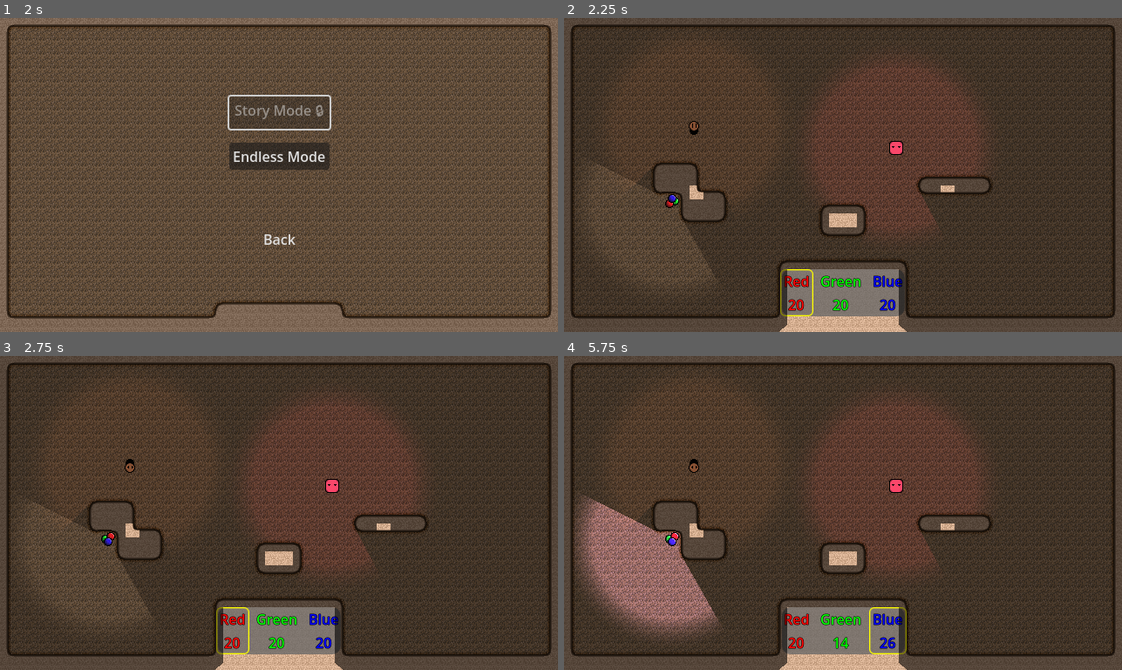
Above: before the commit, frames 1-4 (two rows, left to right).
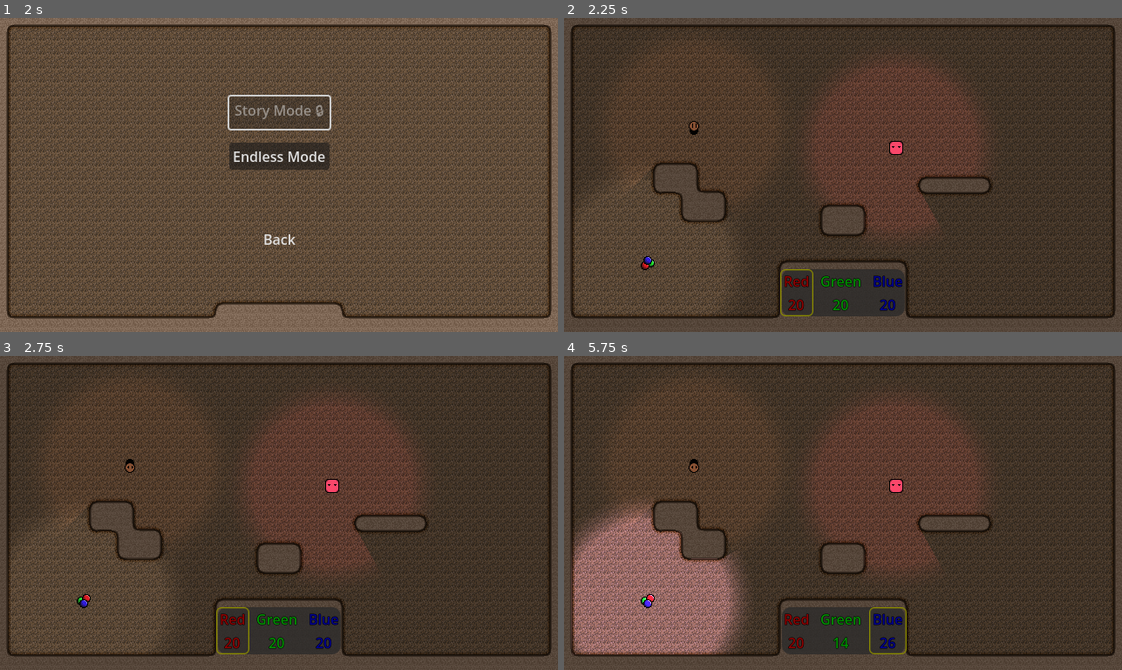
Above: after the commit, the same moments.

Repository: Degenerate-Games/shadows-below
Game: Godot game, scene res://scenes/menus/main_menu.tscn
Same seed, same stepped clock (60 frames per second), same inputs: the game is played once before the commit and once after it.
Inputs:
- Up to frame 1 (2 s): click "Start" at 0.5 s; click "Start" at 1.25 s
- Up to frame 2 (2.25 s): click "Endless Mode" at 2 s
- Up to frame 3 (2.75 s): no input
- Up to frame 4 (5.75 s): hold L (mixing_ui_right) 2.78-3.53 s; hold K (mixing_ui_down) 3.53-4.28 s; hold L (mixing_ui_right) 4.28-5.03 s; hold I (mixing_ui_up) from 5.03 s (still down)

Frame 1 is identical in both runs. In frame 2, 6.0% of the frame differs, in the area x 1-70%, y 46-100%; in frame 3, 6.0%; in frame 4, 11%, in the area x 1-70%, y 44-100%.

Commit message:
Remove custom occluders

Diff:
--- a/scenes/sprite_Test.tscn
+++ b/scenes/sprite_Test.tscn
@@ -6,33 +6,10 @@
 [ext_resource type="PackedScene" uid="uid://wnst66l3ja5k" path="res://scenes/enemies/enemy_b.tscn" id="5_d8xwa"]
 [ext_resource type="PackedScene" uid="uid://b0no58d1y44c4" path="res://scenes/player.tscn" id="6_oc0o4"]
 
-[sub_resource type="OccluderPolygon2D" id="OccluderPolygon2D_jm2gm"]
-polygon = PackedVector2Array(414, 182, 482, 182, 488, 185, 490, 190, 490, 194, 488, 199, 482, 202, 414, 202, 408, 199, 406, 194, 406, 189, 408, 185)
-
-[sub_resource type="Gradient" id="Gradient_8yicg"]
-offsets = PackedFloat32Array(0.506494, 0.688312)
-colors = PackedColorArray(1, 1, 1, 1, 0.329412, 0.329412, 0.329412, 0)
-
-[sub_resource type="GradientTexture2D" id="GradientTexture2D_6shi8"]
-gradient = SubResource("Gradient_8yicg")
-width = 256
-height = 256
-fill = 1
-fill_from = Vector2(0.5, 0.5)
-
-[sub_resource type="OccluderPolygon2D" id="OccluderPolygon2D_djc8u"]
-polygon = PackedVector2Array(302, 214, 338, 214, 343, 216, 344, 217, 346, 222, 346, 242, 344, 248, 338, 250, 302, 250, 297, 248, 296, 247, 294, 242, 294, 221, 296, 217, 297, 216)
-
-[sub_resource type="OccluderPolygon2D" id="OccluderPolygon2D_psqri"]
-polygon = PackedVector2Array(146, 166, 151, 168, 152, 169, 154, 174, 154, 194, 157, 198, 178, 198, 183, 200, 184, 201, 186, 206, 186, 226, 185, 229, 184, 231, 183, 232, 181, 233, 178, 234, 142, 234, 139, 233, 137, 232, 136, 231, 135, 229, 134, 226, 134, 205, 133, 203, 131, 202, 128, 201, 106, 201, 104, 199, 102, 194, 102, 173, 104, 169, 107, 167, 110, 166)
-
-[sub_resource type="OccluderPolygon2D" id="OccluderPolygon2D_iff75"]
-polygon = PackedVector2Array(13, 343, 11, 341, 9, 338, 9, 13, 10, 10, 13, 9, 627, 9, 630, 10, 631, 13, 631, 339, 630, 342, 627, 343, 397, 343, 394, 342, 393, 338, 393, 286, 391, 283, 390, 281, 388, 280, 386, 279, 254, 279, 252, 280, 250, 281, 249, 282, 248, 284, 247, 286, 247, 339, 246, 342, 243, 343, 13, 343, 13, 342, 243, 342, 245, 341, 246, 339, 246, 286, 247, 283, 248, 281, 249, 280, 251, 279, 254, 278, 386, 278, 389, 279, 391, 280, 392, 282, 394, 286, 394, 338, 395, 341, 397, 342, 627, 342, 629, 341, 630, 339, 630, 13, 629, 11, 627, 10, 13, 10, 11, 11, 10, 13, 10, 338, 12, 340, 13, 342)
-
 [node name="Node2D" type="Node2D"]
 
 [node name="Player" parent="." instance=ExtResource("6_oc0o4")]
-position = Vector2(124, 210)
+position = Vector2(96, 281)
 
 [node name="TileMap" type="TileMap" parent="."]
 texture_filter = 1
@@ -44,30 +21,6 @@
 layer_1/tile_data = PackedInt32Array(655366, 0, 0, 720902, 0, 1, 786438, 0, 2, 851974, 65536, 4, 917510, 65536, 4, 6553 …(4333 unchanged characters)…
 layer_2/name = "Scatter"
 layer_2/tile_data = PackedInt32Array()
-
-[node name="6x2Occluder" type="LightOccluder2D" parent="TileMap"]
-occluder = SubResource("OccluderPolygon2D_jm2gm")
-
-[node name="PointLight2D" type="PointLight2D" parent="TileMap/6x2Occluder"]
-position = Vector2(446, 193)
-shadow_enabled = true
-texture = SubResource("GradientTexture2D_6shi8")
-
-[node name="4x3Occluder" type="LightOccluder2D" parent="TileMap"]
-occluder = SubResource("OccluderPolygon2D_djc8u")
-
-[node name="PointLight2D" type="PointLight2D" parent="TileMap/4x3Occluder"]
-position = Vector2(323, 234)
-shadow_enabled = true
-texture = SubResource("GradientTexture2D_6shi8")
-
-[node name="TetrisZOcculder" type="LightOccluder2D" parent="TileMap"]
-occluder = SubResource("OccluderPolygon2D_psqri")
-
-[node name="PointLight2D" type="PointLight2D" parent="TileMap/TetrisZOcculder"]
-position = Vector2(145, 201)
-shadow_enabled = true
-texture = SubResource("GradientTexture2D_6shi8")
 
 [node name="CanvasModulate" type="CanvasModulate" parent="."]
 color = Color(0.678944, 0.678944, 0.678944, 1)
@@ -86,14 +39,6 @@
 [node name="ColorMixingUI" parent="UI" groups=["UI"] instance=ExtResource("5_3bj74")]
 layout_mode = 1
 
-[node name="PlayAreaOccluder" type="LightOccluder2D" parent="."]
-occluder = SubResource("OccluderPolygon2D_iff75")
-
-[node name="PointLight2D2" type="PointLight2D" parent="PlayAreaOccluder"]
-position = Vector2(320, 300)
-shadow_enabled = true
-texture = SubResource("GradientTexture2D_6shi8")
-
 [node name="EnemyA" parent="." instance=ExtResource("4_0s3pa")]
 position = Vector2(149, 126)
 
Not shown: 1 places in scenes/sprite_Test.tscn that only renumber resources
